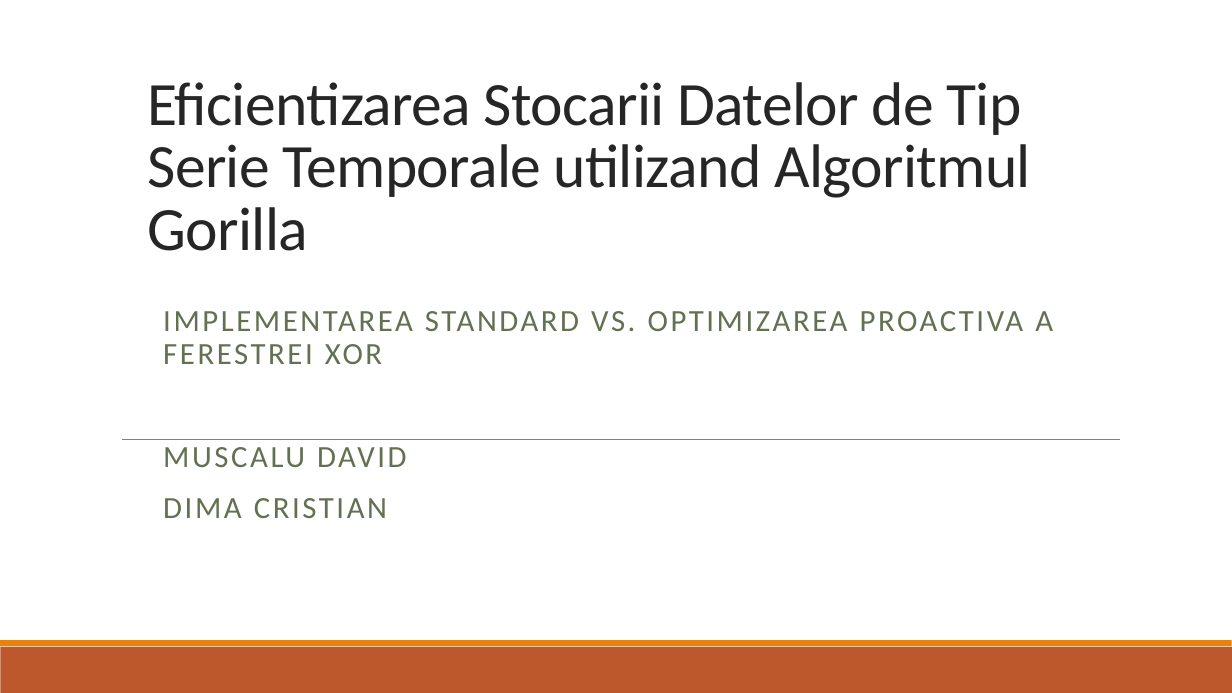
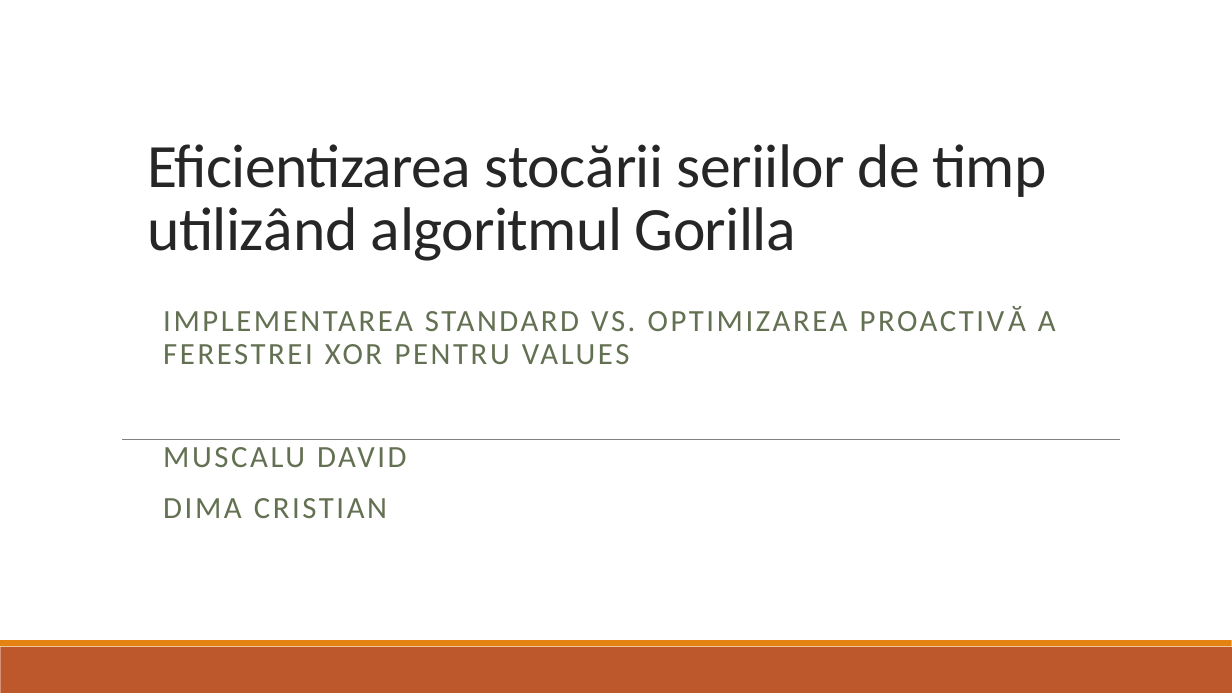
Before and after one commit to dimacul/PROIECT_PROCESAREA_SEMNALELOR, a slide deck: slide 1 of Eficientizarea Stocarii Datelor de Tip Serie Temporale utilizand.pptx. Drawn at 1232x693 pixels with LibreOffice and Linux fonts; fonts in the diff are those of the drawing. Boxes give left, top, right and bottom in pixels: in the first picture for what was removed or moved away, otherwise in the second. Text is boxed around its words. In the diff, an @@ line names an element or a change of style, - is before the commit and + after.

```diff
--- a/Eficientizarea Stocarii Datelor de Tip Serie Temporale utilizand.pptx
+++ b/Eficientizarea Stocarii Datelor de Tip Serie Temporale utilizand.pptx
@@ title at (x1=147, y1=144, x2=1046, y2=261): text changed @@
-Eficientizarea Stocarii Datelor de Tip Serie Temporale utilizand Algoritmul Gorilla
+Eficientizarea stocării seriilor de timp utilizând algoritmul Gorilla
@@ subtitle at (x1=163, y1=311, x2=1056, y2=364): text changed @@
-IMPLEMENTAREA STANDARD VS. OPTIMIZAREA PROACTIVA A FERESTREI XOR
+IMPLEMENTAREA STANDARD VS. OPTIMIZAREA PROACTIVĂ A FERESTREI XOR PENTRU VALUES
```
Also in this commit, not shown: 22 slides added, 8 slides removed, 6 other files.
